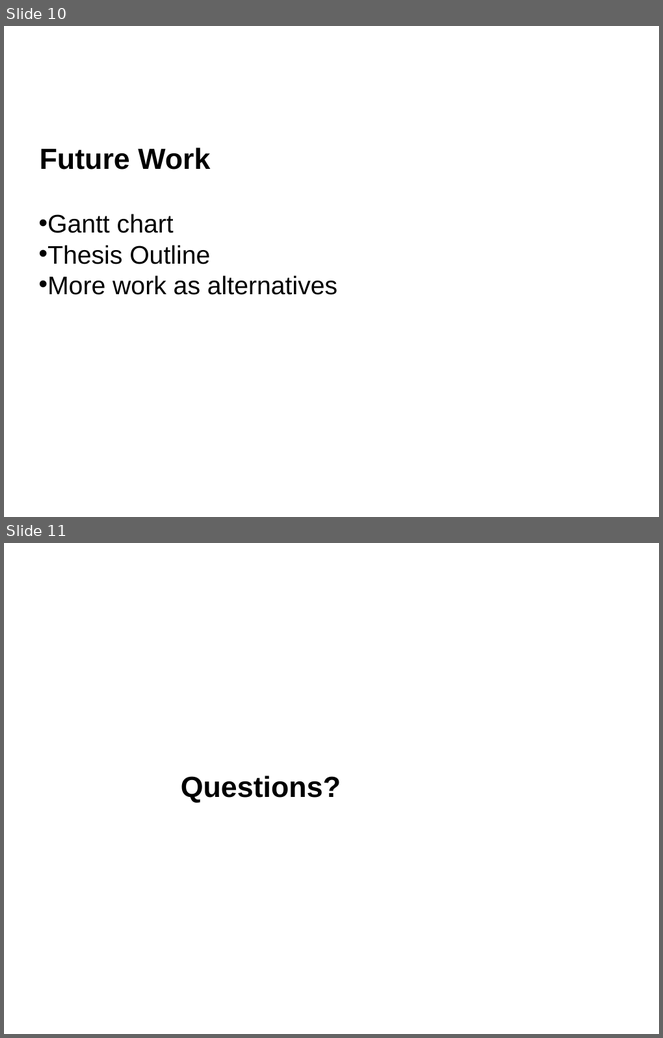
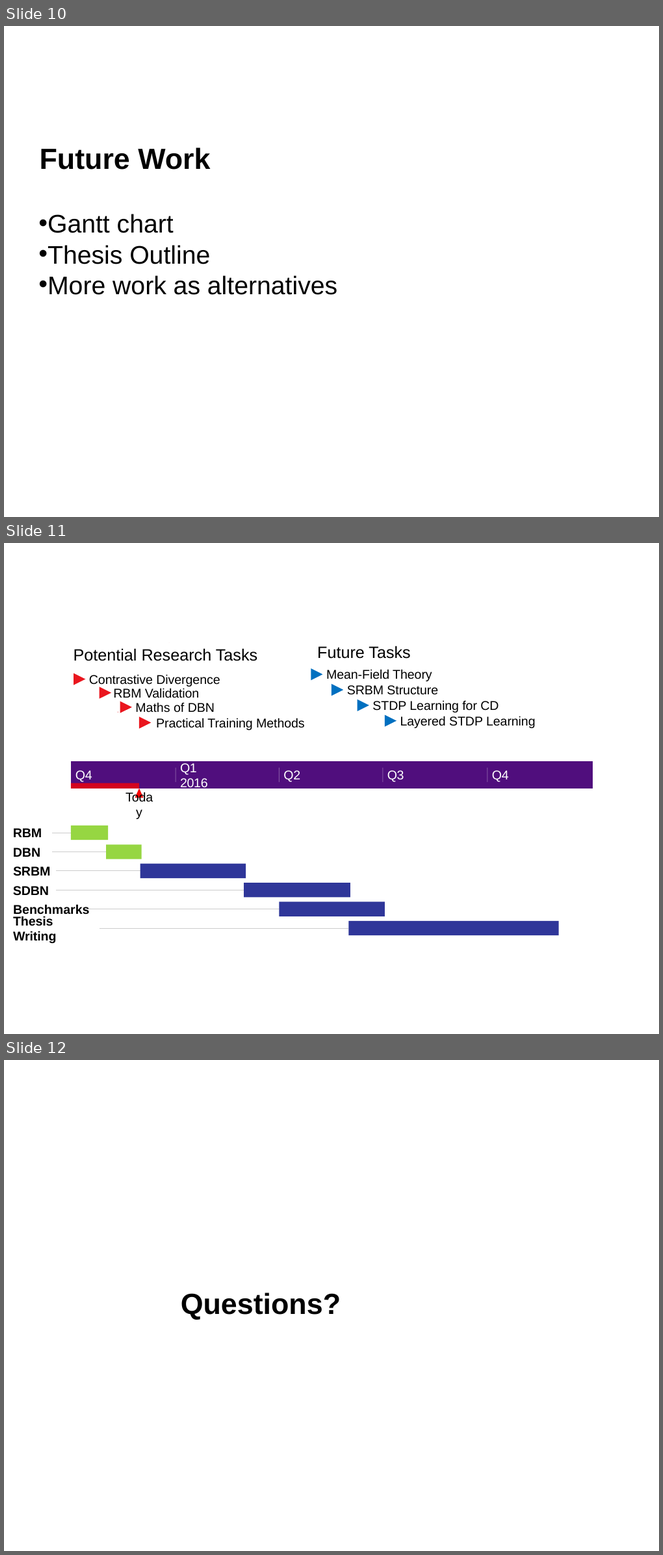
Before and after one commit to qian-liu/2nd_year_short_report, a slide deck: 2nd_year_int.pptx. Shown one above the other, each under a label of ours: slides 10 and 11 before the commit, slides 10, 11 and 12 after it. The pictures are 663x1038 and 663x1555 pixels, drawn with LibreOffice and Linux fonts; fonts in the diff are those of the drawing; background and template pictures are left out. Boxes give left, top, right and bottom in pixels: in the first picture for what was removed or moved away, otherwise in the second. Text is boxed around its words. In the diff, an @@ line names an element or a change of style, - is before the commit and + after.

```diff
--- a/2nd_year_int.pptx
+++ b/2nd_year_int.pptx
@@ slide 11 added at (x1=4, y1=543, x2=659, y2=1034), background #FFFFFF @@
@@ text added at (x1=74, y1=648, x2=258, y2=661), 18 pt, text #000000 @@
+Potential Research Tasks
@@ line added from (118, 655) to (118, 655), #EA161E 0.75 pt @@
@@ line added from (169, 642) to (169, 642), #EA161E 0.75 pt @@
@@ text added at (x1=317, y1=646, x2=410, y2=659), 18 pt, text #000000 @@
+Future Tasks
@@ flow chart merge added at (x1=74, y1=674, x2=85, y2=685), fill #EA161E @@
@@ text added at (x1=89, y1=674, x2=220, y2=687), 14 pt, text #000000 @@
+Contrastive Divergence
@@ flow chart merge added at (x1=311, y1=669, x2=323, y2=681), fill #0070C0 @@
@@ text added at (x1=326, y1=669, x2=432, y2=681), 14 pt, text #000000 @@
+Mean-Field Theory
@@ flow chart merge added at (x1=100, y1=687, x2=111, y2=699), fill #EA161E @@
@@ text added at (x1=113, y1=688, x2=199, y2=698), 14 pt, text #000000 @@
+RBM Validation
@@ flow chart merge added at (x1=332, y1=684, x2=343, y2=696), fill #0070C0 @@
@@ text added at (x1=347, y1=685, x2=438, y2=695), 14 pt, text #000000 @@
+SRBM Structure
@@ line added from (118, 712) to (118, 713), #EA161E 0.75 pt @@
@@ flow chart merge added at (x1=120, y1=702, x2=132, y2=713), fill #EA161E @@
@@ text added at (x1=135, y1=702, x2=215, y2=713), 14 pt, text #000000 @@
+Maths of DBN
@@ flow chart merge added at (x1=139, y1=717, x2=151, y2=728), fill #EA161E @@
@@ text added at (x1=156, y1=718, x2=305, y2=730), 14 pt, text #000000 @@
+Practical Training Methods
@@ flow chart merge added at (x1=357, y1=700, x2=369, y2=711), fill #0070C0 @@
@@ text added at (x1=373, y1=700, x2=499, y2=713), 14 pt, text #000000 @@
+STDP Learning for CD
@@ flow chart merge added at (x1=385, y1=715, x2=397, y2=726), fill #0070C0 @@
@@ text added at (x1=400, y1=716, x2=536, y2=728), 14 pt, text #000000 @@
+Layered STDP Learning
@@ group added at (x1=13, y1=761, x2=593, y2=943): 12 texts, 10 lines, 8 rectangles, 1 triangle @@
+Today
+Q4
+Q1
+2016
+Q2
+Q3
+Q4
+RBM
+DBN
+SRBM
+SDBN
+Benchmarks
+Thesis Writing
@@ what was slide 11 is now slide 12 @@
```
Also in this commit, not shown: 6 other files.
